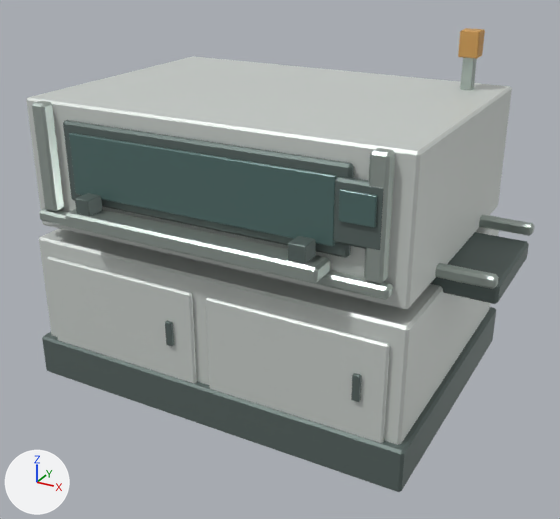
A saved change to the glTF model public/models/printer.glb.
One viewpoint serves both versions: a camera (50 mm lens) standing at (2.35, -4.22, 2.87) and looking at (0.14, -0.21, 0.86). The lights are fixed; the arrows at lower left show +X, +Y and +Z. The older version comes first. Where no turn or scale is listed for an object, it has been applied to the vertices. Vertices at exactly the same position are counted once.

In view in the first picture: 'Base plinth', 'Clamp detail.001', 'Control bezel', 'Conveyor bed', 'Corner column', 'Corner column.001', 'Door latch', 'Door latch.001', 'Front safety glazing', 'Front window frame', 'Lower cabinet', 'Printer worktable', 'Service door', 'Service door.001', 'Upper aluminium sill', 'Upper housing' and 6 more.
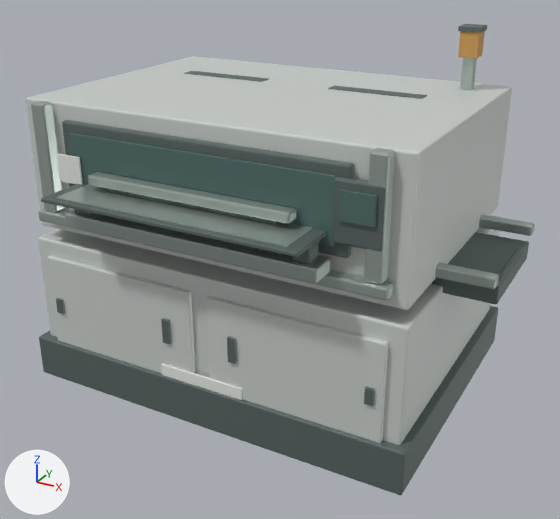
Diff of the bpy script that builds the scene:
```diff
--- a/public/models/printer.glb.py
+++ b/public/models/printer.glb.py
@@ me_cube_001 @@
-me_cube_001.from_pydata(...)  # 24 vertices, 44 faces; spans x -1.3..1.3, y -0.96..0.96, z -0.14..0.14
+me_cube_001.from_pydata(...)  # 56 vertices, 108 faces; spans x -1.31..1.31, y -0.97..0.97, z -0.14..0.14
+# me_cube_001 part 1: 24 vertices removed from x -1.3..1.3, y -0.96..0.96, z -0.14..0.14; 56 vertices added at x -1.31..1.31, y -0.97..0.97, z -0.14..0.14
 me_cube_001.materials.append(mat_dark_graphite)
@@ me_cube_015 @@
-me_cube_015.from_pydata(...)  # 24 vertices, 44 faces; spans x -0.82..0.82, y -0.09..0.09, z -0.05..0.05
+me_cube_015.from_pydata(...)  # 56 vertices, 108 faces; spans x -0.82..0.82, y -0.09..0.09, z -0.05..0.05
+# me_cube_015 part 4: 32 vertices added at x -0.82..0.82, y -0.08..0.08, z -0.04..0.04
 me_cube_015.materials.append(mat_satin_aluminium)
@@ me_cube_012 @@
-me_cube_012.from_pydata(...)  # 24 vertices, 44 faces; spans x -1.16..1.16, y -0.04..0.04, z -0.04..0.04
+me_cube_012.from_pydata(...)  # 56 vertices, 108 faces; spans x -1.16..1.16, y -0.04..0.04, z -0.04..0.04
+# me_cube_012 part 2: 24 vertices removed from x -1.16..1.16, y -0.04..0.04, z -0.04..0.04; 56 vertices added at x -1.16..1.16, y -0.04..0.04, z -0.04..0.04
 me_cube_012.materials.append(mat_satin_aluminium)
@@ me_cube_007 @@
-me_cube_007.from_pydata(...)  # 24 vertices, 44 faces; spans x -1.24..1.24, y -0.88..0.88, z -0.41..0.41
+me_cube_007.from_pydata(...)  # 56 vertices, 108 faces; spans x -1.24..1.24, y -0.88..0.88, z -0.41..0.41
+# me_cube_007 part 3: 32 vertices added at x -1.24..1.24, y -0.88..0.88, z -0.41..0.41
 me_cube_007.materials.append(mat_powder_coated_warm_grey)
@@ ob_clamp_detail_001 @@
 ob_clamp_detail_001 = bpy.data.objects.new('Clamp detail.001', me_cube_017)
-ob_clamp_detail_001.location = (0.7, -1.0, 1.34)
+ob_clamp_detail_001.location = (0.72, -1.0, 1.34)
@@ ob_door_latch @@
-ob_door_latch = bpy.data.objects.new('Door latch', me_cube_004)
@@ ob_door_latch_001 @@
-ob_door_latch_001 = bpy.data.objects.new('Door latch.001', me_cube_006)
@@ ob_stencil_sheet @@
+ob_stencil_sheet = bpy.data.objects.new('Stencil sheet', me_cube_063)  # 56 vertices, 108 faces; spans x -0.73..0.73, y -0.22..0.22, z -0.003..0.003; in mat_satin_aluminium (light grey #b8c4bd)
+ob_stencil_sheet.location = (0.0, -1.0, 1.445)
@@ ob_stencil_frame @@
+ob_stencil_frame = bpy.data.objects.new('Stencil frame', me_cube_062)  # 56 vertices, 108 faces; spans x -0.81..0.81, y -0.26..0.26, z -0.01..0.01; in mat_dark_graphite (grey #65736f)
+ob_stencil_frame.location = (0.0, -1.0, 1.43)
@@ ob_squeegee_carriage @@
+ob_squeegee_carriage = bpy.data.objects.new('Squeegee carriage', me_cube_064)  # 56 vertices, 108 faces; spans x -0.65..0.65, y -0.045..0.045, z -0.03..0.03; in mat_satin_aluminium (light grey #b8c4bd)
+ob_squeegee_carriage.location = (0.0, -1.0, 1.51)
@@ ob_squeegee_blade @@
+ob_squeegee_blade = bpy.data.objects.new('Squeegee blade', me_cube_065)  # 56 vertices, 108 faces; spans x -0.55..0.55, y -0.01..0.01, z -0.025..0.025; in mat_dark_graphite (grey #65736f)
+ob_squeegee_blade.location = (0.0, -1.0, 1.465)
@@ ob_tower_cap @@
+ob_tower_cap = bpy.data.objects.new('Tower cap', me_cube_060)  # 56 vertices, 108 faces; spans x -0.07..0.07, y -0.07..0.07, z -0.015..0.015; in mat_dark_graphite (grey #65736f)
+ob_tower_cap.location = (1.01, 0.65, 2.26)
@@ ob_warning_plaque @@
+ob_warning_plaque = bpy.data.objects.new('Warning plaque', me_cube_053)  # 56 vertices, 108 faces; spans x -0.085..0.085, y -0.006..0.006, z -0.085..0.085; in mat_plaque_white_001 (white #eaece7)
+ob_warning_plaque.location = (-0.86, -0.958, 1.52)
@@ ob_roof_vent_001 @@
+ob_roof_vent_001 = bpy.data.objects.new('Roof vent.001', me_cube_051)  # 56 vertices, 108 faces; spans x -0.31..0.31, y -0.05..0.05, z -0.003..0.003; in mat_dark_graphite (grey #65736f)
+ob_roof_vent_001.location = (0.55, 0.28, 1.892)
@@ ob_roof_vent @@
+ob_roof_vent = bpy.data.objects.new('Roof vent', me_cube_050)  # 56 vertices, 108 faces; spans x -0.31..0.31, y -0.05..0.05, z -0.003..0.003; in mat_dark_graphite (grey #65736f)
+ob_roof_vent.location = (-0.55, 0.28, 1.892)
@@ ob_nameplate @@
+ob_nameplate = bpy.data.objects.new('Nameplate', me_cube_052)  # 56 vertices, 108 faces; spans x -0.29..0.29, y -0.009..0.009, z -0.055..0.055; in mat_plaque_white_001 (white #eaece7)
+ob_nameplate.location = (0.0, -0.945, 0.3)
@@ ob_door_latch_r @@
+ob_door_latch_r = bpy.data.objects.new('Door latch R', me_cube_041)  # 56 vertices, 108 faces; spans x -0.025..0.025, y -0.012..0.012, z -0.08..0.08; in mat_dark_graphite (grey #65736f)
+ob_door_latch_r.location = (0.232, -0.95, 0.6)
@@ ob_door_latch_l @@
+ob_door_latch_l = bpy.data.objects.new('Door latch L', me_cube_038)  # 56 vertices, 108 faces; spans x -0.025..0.025, y -0.012..0.012, z -0.08..0.08; in mat_dark_graphite (grey #65736f)
+ob_door_latch_l.location = (-0.232, -0.95, 0.6)
@@ ob_door_hinge_r @@
+ob_door_hinge_r = bpy.data.objects.new('Door hinge R', me_cube_040)  # 56 vertices, 108 faces; spans x -0.025..0.025, y -0.01..0.01, z -0.05..0.05; in mat_dark_graphite (grey #65736f)
+ob_door_hinge_r.location = (1.086, -0.95, 0.56)
@@ ob_door_hinge_l @@
+ob_door_hinge_l = bpy.data.objects.new('Door hinge L', me_cube_040.copy())
+ob_door_hinge_l.location = (-1.086, -0.95, 0.56)
```

Pixel boxes (x1, y1, x2, y2) of what changed, in the pictures (560 x 519 px):
'Upper housing', reshaped: before (26, 56, 512, 310); after (25, 56, 512, 310)
'Base plinth', reshaped: before (42, 307, 496, 492); after (39, 306, 498, 495)
'Printer worktable', reshaped: before (66, 209, 330, 284); after (65, 209, 330, 284)
'Stencil sheet', added: after (56, 184, 312, 247)
'Squeegee carriage', added: after (88, 172, 297, 224)
'Stencil frame', added: after (41, 184, 326, 257)
'Upper aluminium sill', reshaped: before (39, 209, 393, 300); after (38, 209, 393, 300)
'Nameplate', added: after (161, 364, 242, 400)
'Clamp detail.001', moved: before (288, 236, 316, 264); after (292, 241, 319, 264)
'Squeegee blade', added: after (106, 188, 277, 225)
'Warning plaque', added: after (57, 153, 83, 184)
'Roof vent.001', added: after (328, 85, 427, 99)
'Roof vent', added: after (184, 71, 269, 82)
'Door latch.001', deleted: before (351, 373, 362, 402)
'Door latch R', added: after (227, 337, 237, 364)
'Door latch L', added: after (161, 318, 171, 344)
'Tower cap', added: after (458, 24, 487, 33)
'Door latch', deleted: before (165, 320, 174, 346)
'Door hinge R', added: after (364, 386, 375, 406)
'Door hinge L', added: after (56, 298, 65, 314)
part 3 of me_cube_007, added: after (25, 86, 512, 310)
part 4 of me_cube_015, added: after (65, 209, 330, 284)
'Conveyor belt', unchanged, uncovered by the edit: after (448, 235, 519, 275)
